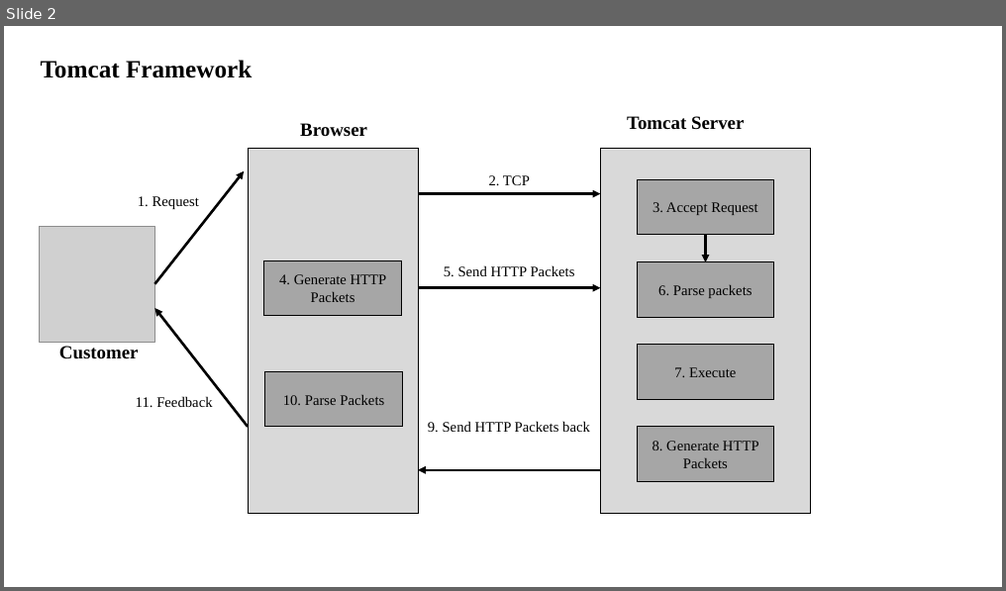
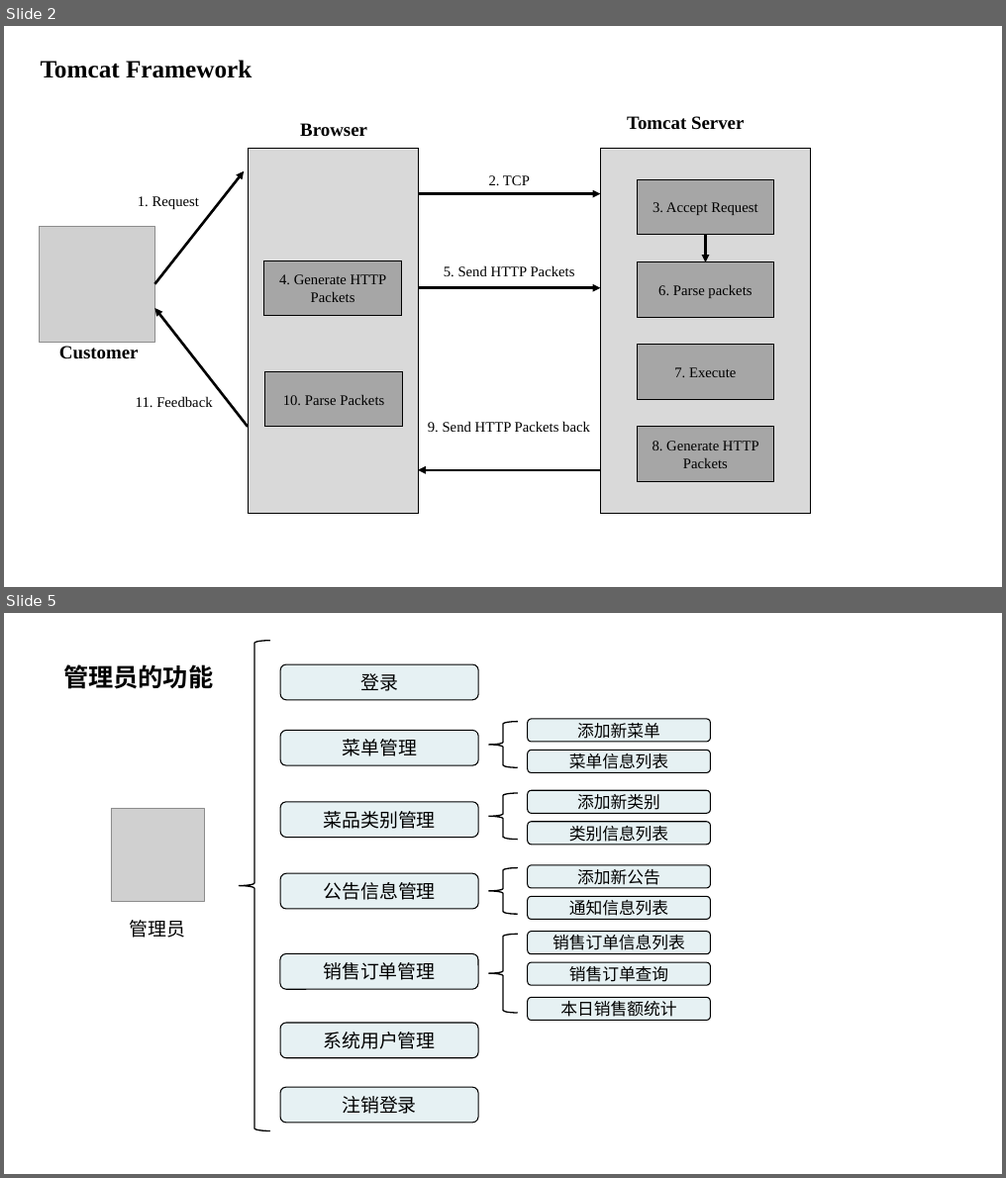
Before and after one commit to ueiheng/Restaurant_ordering_system, a slide deck: 绘图.pptx. Shown one above the other, each under a label of ours: slide 2 before the commit, slides 2 and 5 after it; the slides between them are not shown. The pictures are 1006x591 and 1006x1178 pixels, drawn with LibreOffice and Linux fonts; fonts in the diff are those of the drawing; grey boxes stand for pictures. Boxes give left, top, right and bottom in pixels: in the first picture for what was removed or moved away, otherwise in the second. Text is boxed around its words. In the diff, an @@ line names an element or a change of style, - is before the commit and + after.

```diff
--- a/绘图.pptx
+++ b/绘图.pptx
@@ slide 5 added at [4,613,1002,1174], background #FFFFFF @@
@@ right brace added at [239,641,269,1132], outline #000000 1.25 pt @@
@@ text added at [63,664,213,689], 24 pt, text #000000, bold @@
+管理员的功能
@@ rounded rectangle added at [280,664,478,700], fill #E6F1F3, outline #000000 1 pt, 18 pt, text #000000 @@
+登录
@@ rounded rectangle added at [280,731,478,765], fill #E6F1F3, outline #000000 1 pt, 18 pt, text #000000 @@
+菜单管理
@@ right brace added at [488,722,518,768], outline #000000 1.25 pt @@
@@ rounded rectangle added at [528,719,710,741], fill #E6F1F3, outline #000000 1 pt, 16 pt, text #000000 @@
+添加新菜单
@@ rounded rectangle added at [528,750,710,772], fill #E6F1F3, outline #000000 1 pt, 16 pt, text #000000 @@
+菜单信息列表
@@ rounded rectangle added at [528,790,710,813], fill #E6F1F3, outline #000000 1 pt, 16 pt, text #000000 @@
+添加新类别
@@ picture added at [111,808,205,901] @@
@@ rounded rectangle added at [280,802,478,837], fill #E6F1F3, outline #000000 1 pt, 18 pt, text #000000 @@
+菜品类别管理
@@ right brace added at [488,793,518,840], outline #000000 1.25 pt @@
@@ rounded rectangle added at [528,822,710,845], fill #E6F1F3, outline #000000 1 pt, 16 pt, text #000000 @@
+类别信息列表
@@ rounded rectangle added at [280,873,478,909], fill #E6F1F3, outline #000000 1 pt, 18 pt, text #000000 @@
+公告信息管理
@@ right brace added at [488,868,518,915], outline #000000 1.25 pt @@
@@ rounded rectangle added at [528,865,710,888], fill #E6F1F3, outline #000000 1 pt, 16 pt, text #000000 @@
+添加新公告
@@ rounded rectangle added at [528,897,710,919], fill #E6F1F3, outline #000000 1 pt, 16 pt, text #000000 @@
+通知信息列表
@@ text added at [130,920,186,938], 18 pt, text #000000 @@
+管理员
@@ right brace added at [488,934,518,1013], outline #000000 1.25 pt @@
@@ rounded rectangle added at [528,931,710,954], fill #E6F1F3, outline #000000 1 pt, 16 pt, text #000000 @@
+销售订单信息列表
@@ rounded rectangle added at [280,955,478,989], fill #E6F1F3, outline #000000 1 pt, 18 pt, text #000000 @@
+销售订单管理
@@ rounded rectangle added at [528,962,710,985], fill #E6F1F3, outline #000000 1 pt, 16 pt, text #000000 @@
+销售订单查询
@@ rounded rectangle added at [528,998,710,1020], fill #E6F1F3, outline #000000 1 pt, 16 pt, text #000000 @@
+本日销售额统计
@@ rounded rectangle added at [280,1023,478,1059], fill #E6F1F3, outline #000000 1 pt, 18 pt, text #000000 @@
+系统用户管理
@@ rounded rectangle added at [280,1087,478,1123], fill #E6F1F3, outline #000000 1 pt, 18 pt, text #000000 @@
+注销登录
```
Also in this commit, not shown: 1 slide changed, 2 other slides added, 23 other files.
